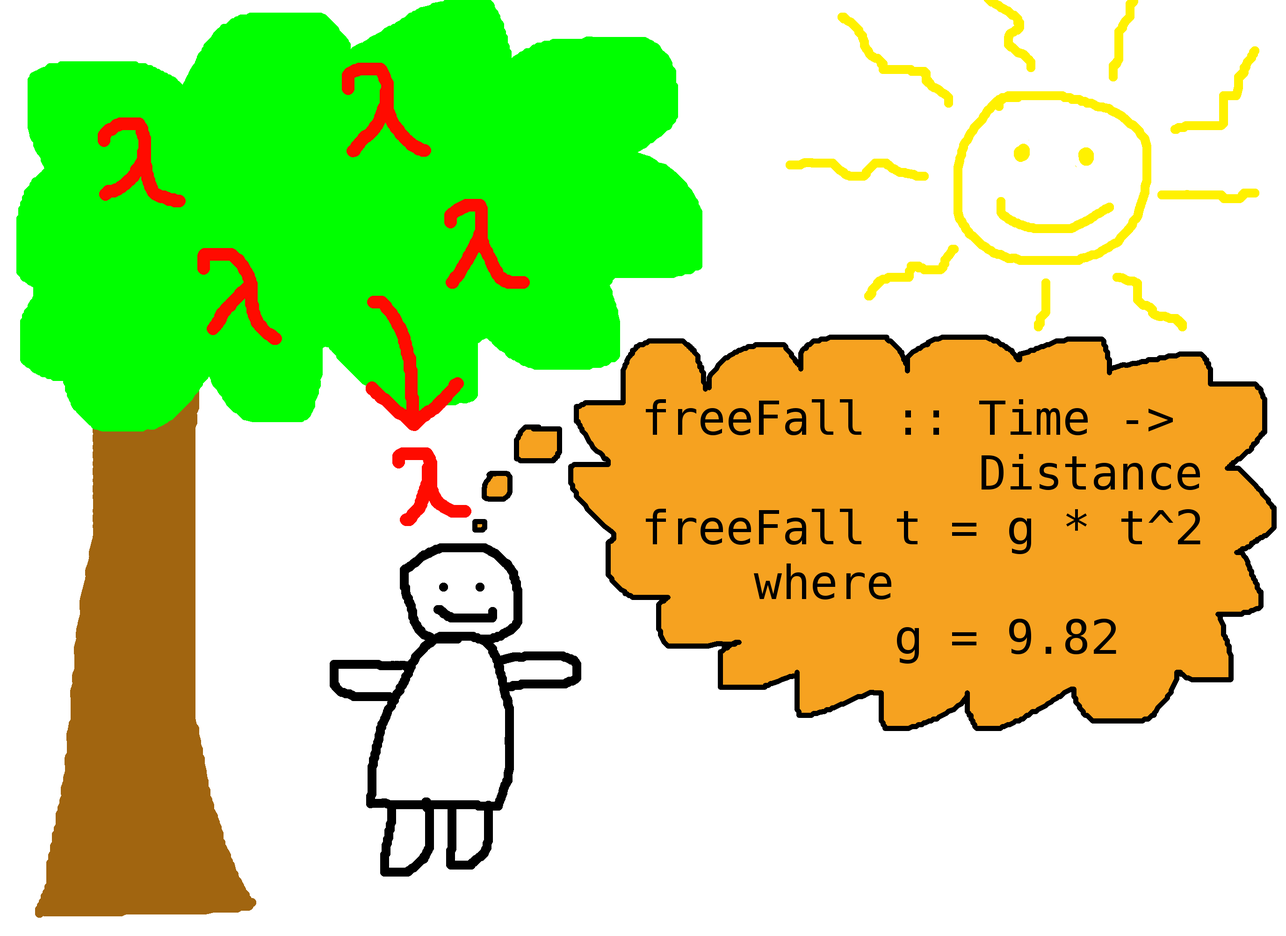
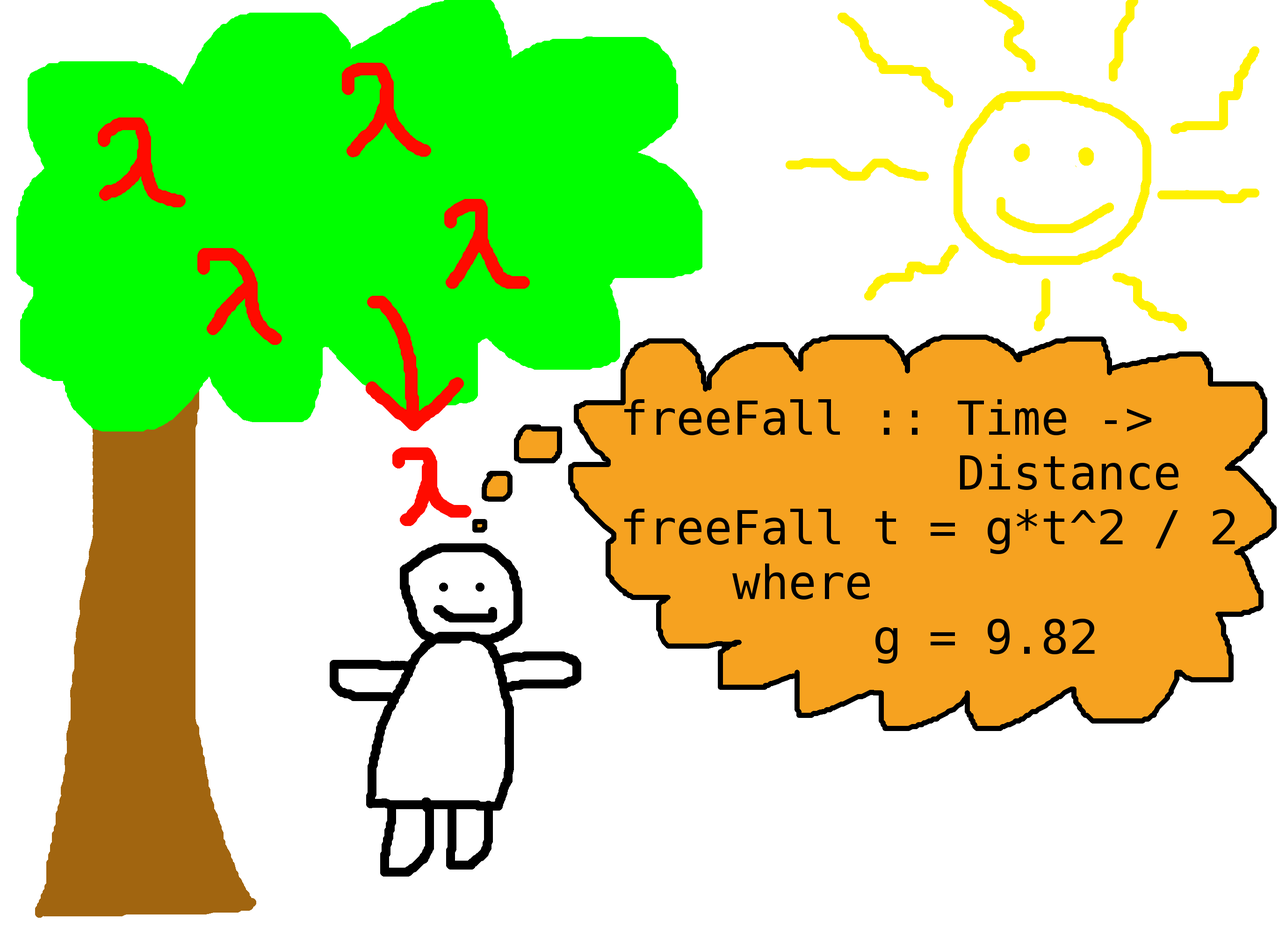
Before/after of a 1286×936 layered artwork. What changed in the layer stack:
painted on "freeFall :: Time -> ..." over [624, 398, 1236, 664]
